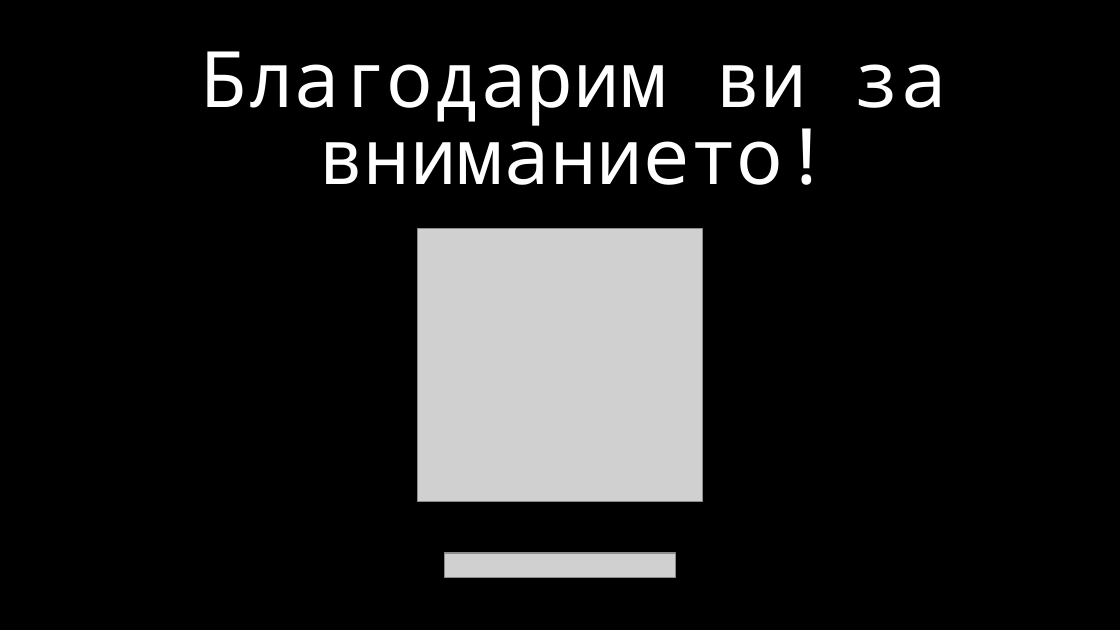
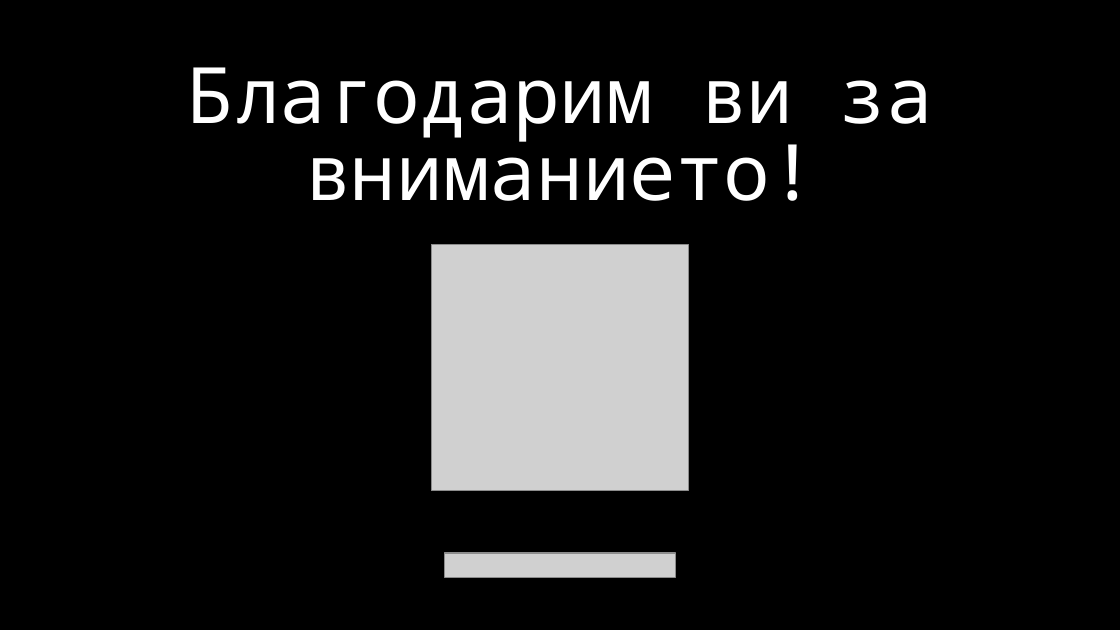
Before and after one commit to KrisD16/HackTUES128velit, a slide deck: slide 10 of presentation_hacktues.pptx. Drawn at 1120x630 pixels with LibreOffice and Linux fonts; fonts in the diff are those of the drawing; grey boxes stand for pictures; background and template pictures are left out. Boxes give left, top, right and bottom in pixels: in the first picture for what was removed or moved away, otherwise in the second. Text is boxed around its words. In the diff, an @@ line names an element or a change of style, - is before the commit and + after.

```diff
--- a/presentation_hacktues.pptx
+++ b/presentation_hacktues.pptx
@@ text "Благодарим ви за вниманието!" moved from (x1=200, y1=51, x2=947, y2=185) to (x1=186, y1=67, x2=933, y2=201) @@
@@ picture resized from (x1=418, y1=228, x2=702, y2=501) to (x1=431, y1=244, x2=689, y2=491) @@
```
Also in this commit, not shown: 3 other slides changed, 2 slides added, 2 slides removed.
